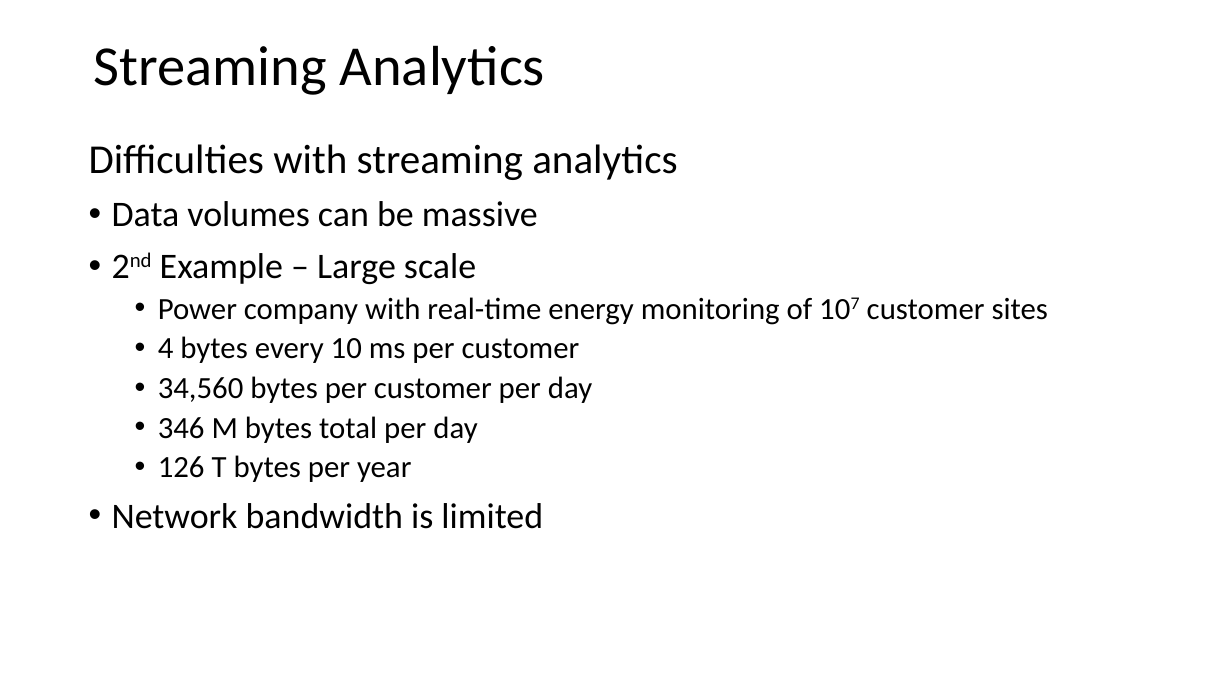
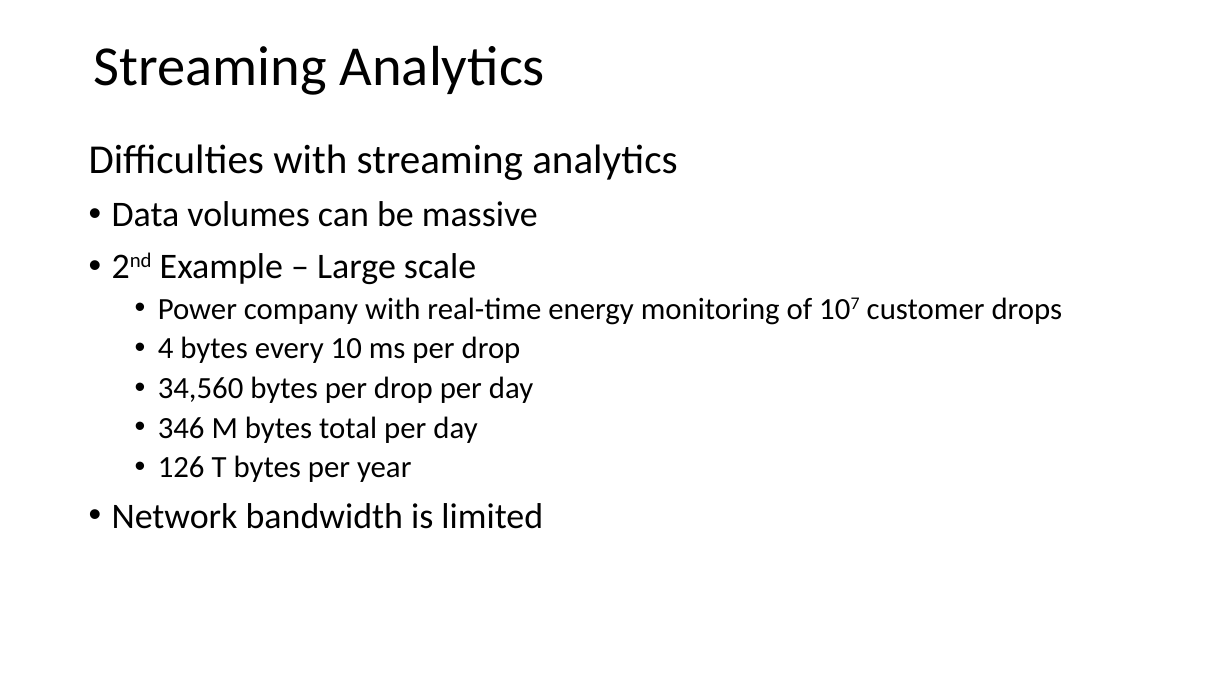
Before and after one commit to tenevian/Harvard-SSP-Data-Mining, a slide deck: slide 6 of slides/3_StreamingAnalytics.pptx. Drawn at 1232x693 pixels with LibreOffice and Linux fonts; fonts in the diff are those of the drawing. Boxes give left, top, right and bottom in pixels: in the first picture for what was removed or moved away, otherwise in the second. Text is boxed around its words. In the diff, an @@ line names an element or a change of style, - is before the commit and + after.

```diff
--- a/slides/3_StreamingAnalytics.pptx
+++ b/slides/3_StreamingAnalytics.pptx
@@ text at [158, 297, 1063, 403]: text changed @@
-  • Power company with real-time energy monitoring of 107 customer sites
-  • 4 bytes every 10 ms per customer
-  • 34,560 bytes per customer per day
+  • Power company with real-time energy monitoring of 107 customer drops
+  • 4 bytes every 10 ms per drop
+  • 34,560 bytes per drop per day
```
Also in this commit, not shown: 5 other slides changed, 2 slides added.
